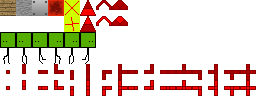
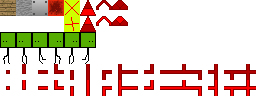
Layered file, before and after one edit (256px x 96px). Changes by layer:
painted on "atlas.png" over (23, 64, 256, 96)
